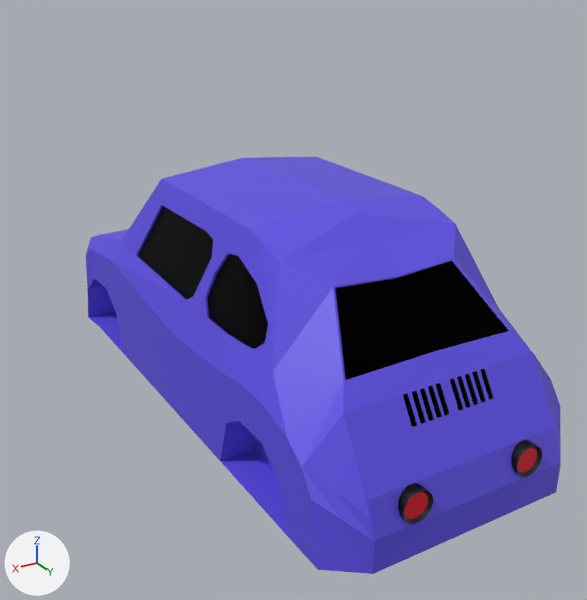
The Blender file CarMovement/Assets/субару.blend: old version first, new version second.
Rendered twice from a 50 mm camera at (3.18, 6.35, 1.62) aimed at (-0.39, 0.39, -1.35). Lighting does not change. The marker at lower left points along +X, +Y and +Z.

The scene before the commit, as lines of its bpy script (objects in view):
```python
me_cube = bpy.data.meshes.new('Cube')
me_cube.from_pydata(...)  # 1033 vertices, 782 faces, 2 loose edges; spans x 0.0..1.21, y -3.12..2.56, z -1.02..1.03
# faces by material slot: [313, 17, 450, 1, 1]
me_cube.materials.append(mat_material)  # blue #5f4fe7
me_cube.materials.append(mat_черный_металик)  # black #000000
me_cube.materials.append(mat_черный_матовый)  # black #000000
me_cube.materials.append(mat_красный)  # red #e70024
me_cube.materials.append(mat_желтый)  # yellow #e6e700
# before: 0 (0.87, 0.84, -1.0) at pixel (252, 450), 6 (0.87, 1.21, -1.0) at pixel (274, 472), 9 (0.87, 1.57, -1.0), 11 (0.87, 1.95, -1.0), 29 (1.17, 0.84, -1.0) at pixel (220, 461)
# before: 58 (1.17, 1.21, -1.0) at pixel (240, 484), 63 (1.17, 1.57, -1.0) at pixel (262, 508), 65 (1.17, 1.95, -1.0) at pixel (289, 538), 76 (0.0, 0.84, -1.0), 81 (0.0, 1.21, -1.0)
# before: 82 (0.0, 1.57, -1.0), 83 (0.0, 1.95, -1.0)
# before: 1 (0.87, -1.42, -1.0), 2 (0.87, -1.79, -1.0), 3 (0.87, -2.22, -1.0), 4 (0.87, -2.5, -1.0) at pixel (116, 311), 36 (1.17, -1.42, -1.0) at pixel (124, 354)
# before: 37 (0.0, -1.42, -1.0), 39 (0.0, -1.79, -1.0), 40 (1.17, -1.79, -1.0) at pixel (111, 340), 42 (0.0, -2.22, -1.0), 43 (1.17, -2.22, -1.0) at pixel (98, 326)
# before: 46 (1.21, -2.5, -1.0) at pixel (88, 317), 47 (0.0, -2.5, -1.0)
ob_cube = bpy.data.objects.new('Cube', me_cube)
ob_cube.location = (-0.38, 0.36, -1.24)
_m = ob_cube.modifiers.new('Mirror', 'MIRROR')
_m.use_clip = True
```
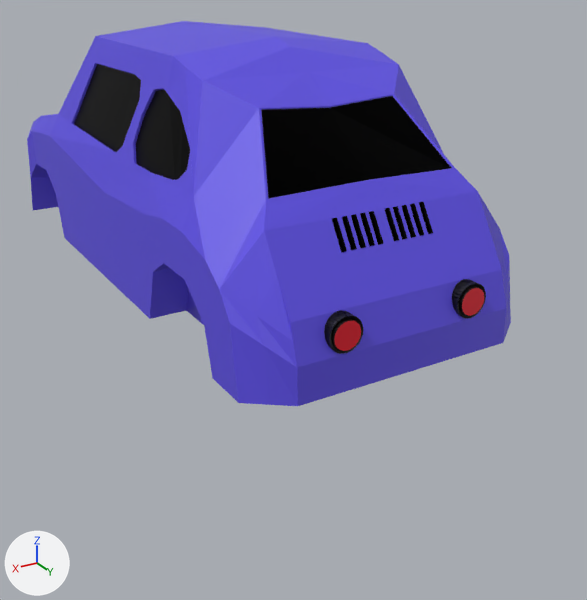
Where the change shows, as pixel boxes [x1, y1, x2, y2] in the pictures (587 x 600 px):
'Cube', reshaped, moved (8% shorter)
    before: [86, 157, 561, 574]
    after: [27, 21, 511, 406]
part 1 of me_cube, deleted
    before: [220, 450, 289, 537]
part 2 of me_cube, cut back
    before: [88, 312, 124, 354]
part 3 of me_cube, built on
    before: [404, 448, 537, 519]
    after: [331, 286, 484, 351]

Patch to the scene script:
```diff
--- a/CarMovement/Assets/субару.blend.py
+++ b/CarMovement/Assets/субару.blend.py
@@ me_cube @@
 # used by ob_cube; location = (-0.38, 0.36, -1.24)
 # verts and faces of me_cube; kept vertices keep their numbers, new ones are numbered from 1033
-me_cube.from_pydata(...)  # 1033 vertices, 782 faces, 2 loose edges; spans x 0.0..1.21, y -3.12..2.56, z -1.02..1.03
+me_cube.from_pydata(...)  # 1091 vertices, 834 faces, 5 loose edges; spans x 0.0..1.21, y -3.12..2.58, z -1.02..1.03
+# me_cube part 1
+delete_vertices([58, 63, 81, 82])  # with the faces that use them
+# me_cube part 2
+delete_vertices([40, 43])  # with the faces that use them
+edges += [(37, 39), (39, 42), (42, 47)]
+# me_cube part 3
+# 1 face is deleted
+# 64 vertices are added at x 0.42..0.62, y 2.56..2.58, z -0.69..-0.49
+# 64 new faces join them, mat_черный_матовый (black #000000)
+# 1 new face joins them, mat_красный (red #e70024)
 me_cube.materials.append(mat_material)
@@ ob_cube @@
 ob_cube = bpy.data.objects.new('Cube', me_cube)
-ob_cube.location = (-0.38, 0.36, -1.24)
+ob_cube.location = (0.0, 0.0, 0.0)
 _m = ob_cube.modifiers.new('Mirror', 'MIRROR')
```
